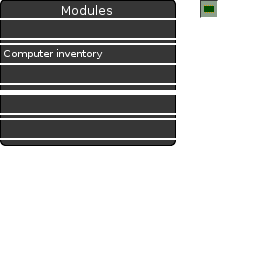
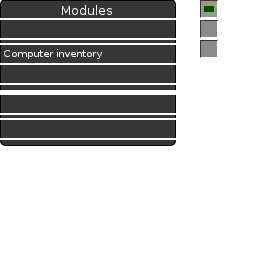
The second 256px x 256px image is a revision of the first. Changes to its layers:
painted on "Background" over [200, 20, 218, 58]
